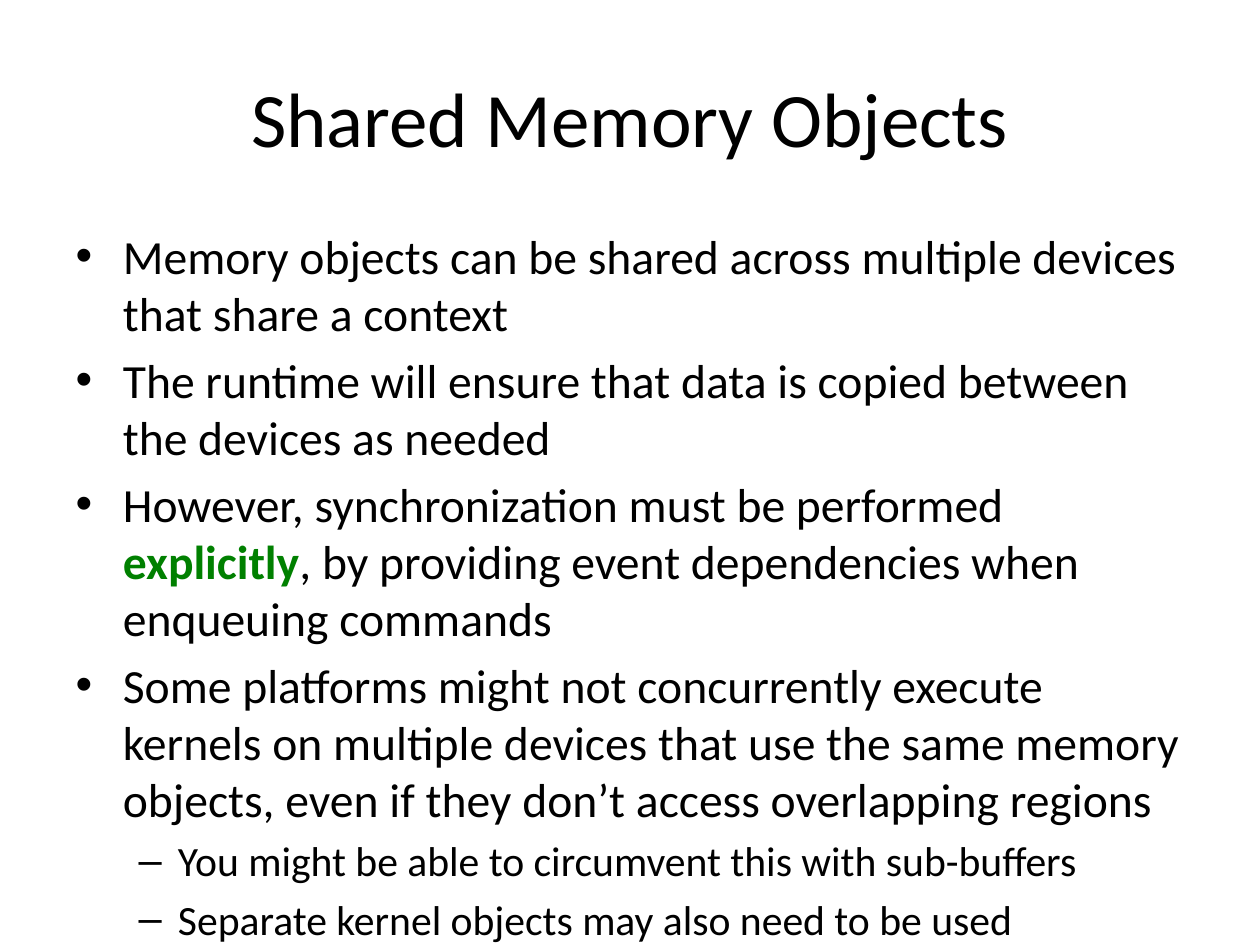
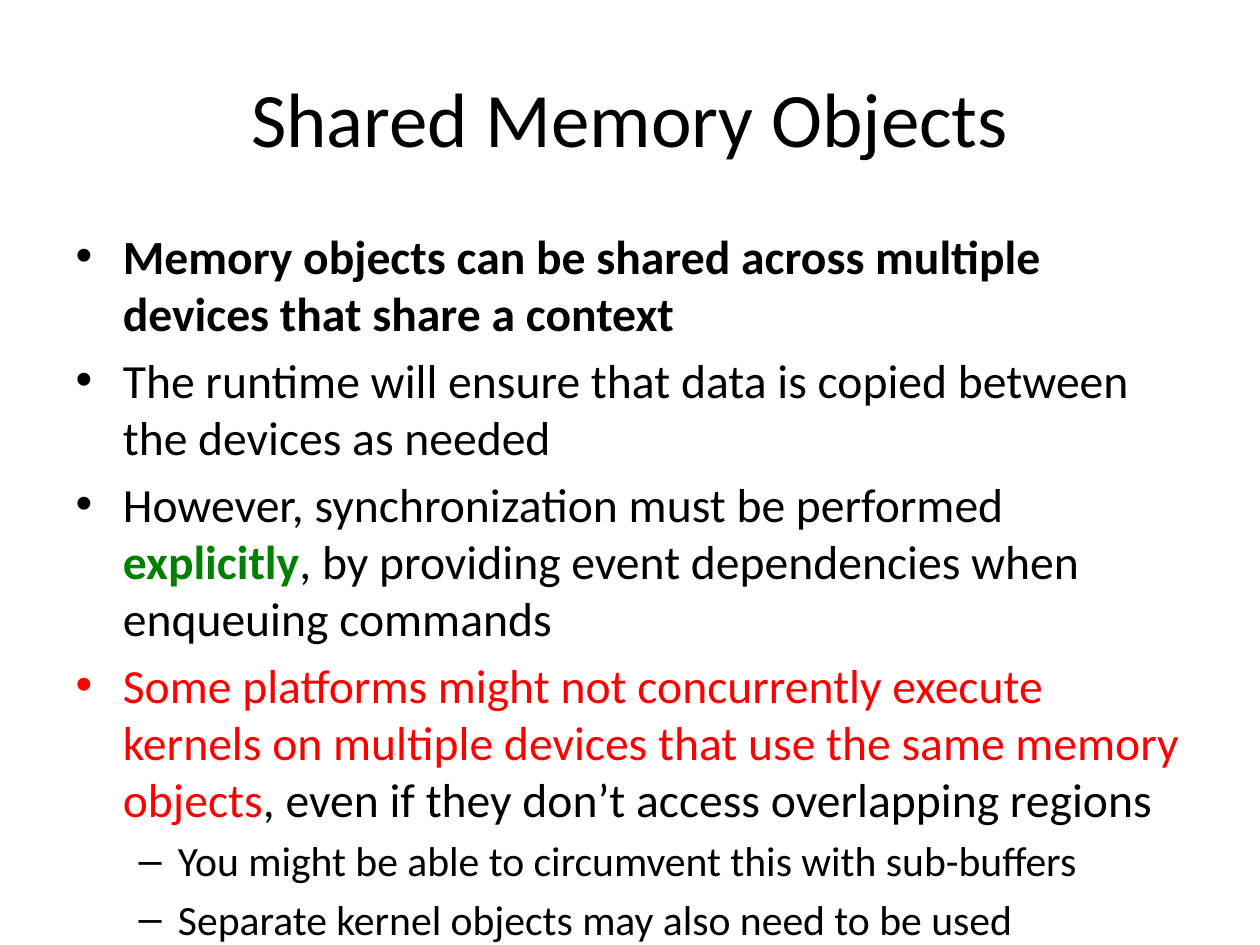
Before and after one commit to UoB-HPC/opencl-training-code, a slide deck: slide 9 of slides/advanced_part1.pptx. Drawn at 1260x945 pixels with LibreOffice and Linux fonts; fonts in the diff are those of the drawing. Boxes give left, top, right and bottom in pixels: in the first picture for what was removed or moved away, otherwise in the second. Text is boxed around its words. In the diff, an @@ line names an element or a change of style, - is before the commit and + after.

```diff
--- a/slides/advanced_part1.pptx
+++ b/slides/advanced_part1.pptx
@@ text at [123,240,1178,826]: bold on in "Memory objects can be shared across multiple ..."; text colour #000000 to #FF0000 in "Some platforms might not concurrently execute kernels ..." @@
```
Also in this commit, not shown: 3 other slides changed, 1 slide added.
